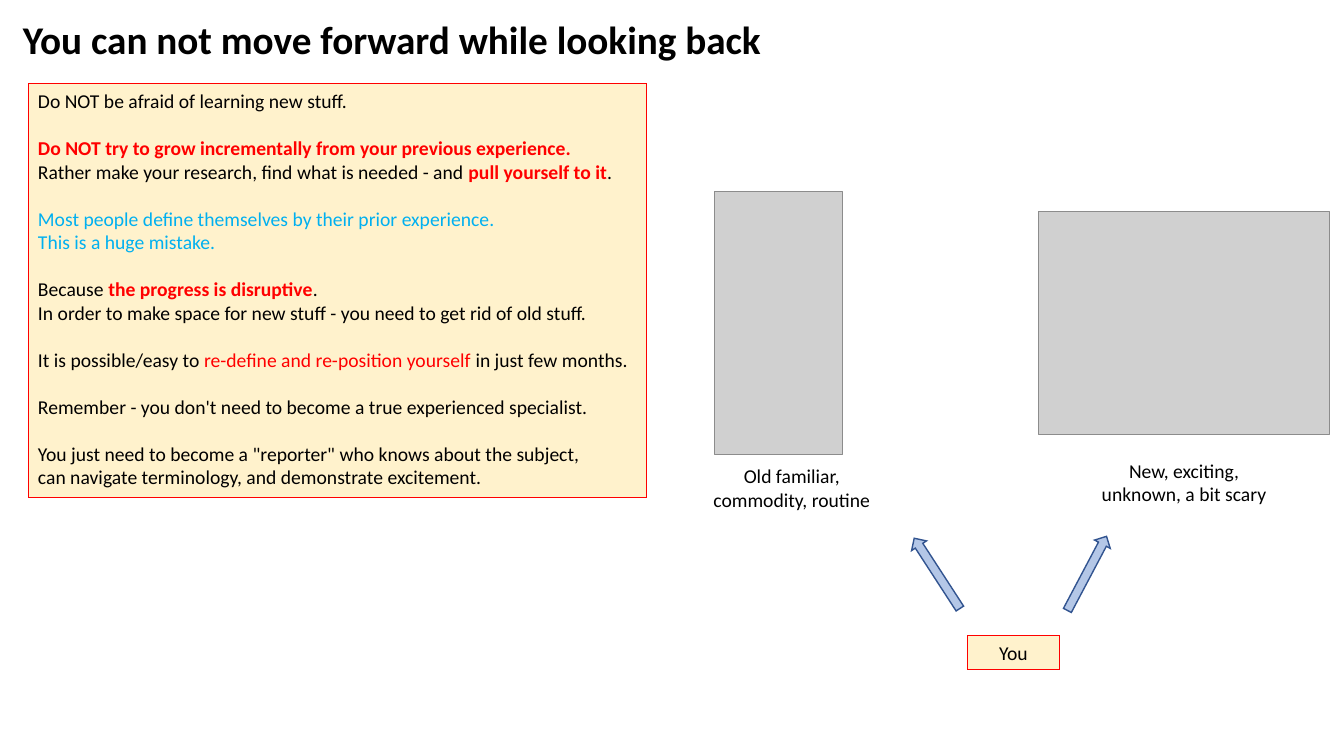
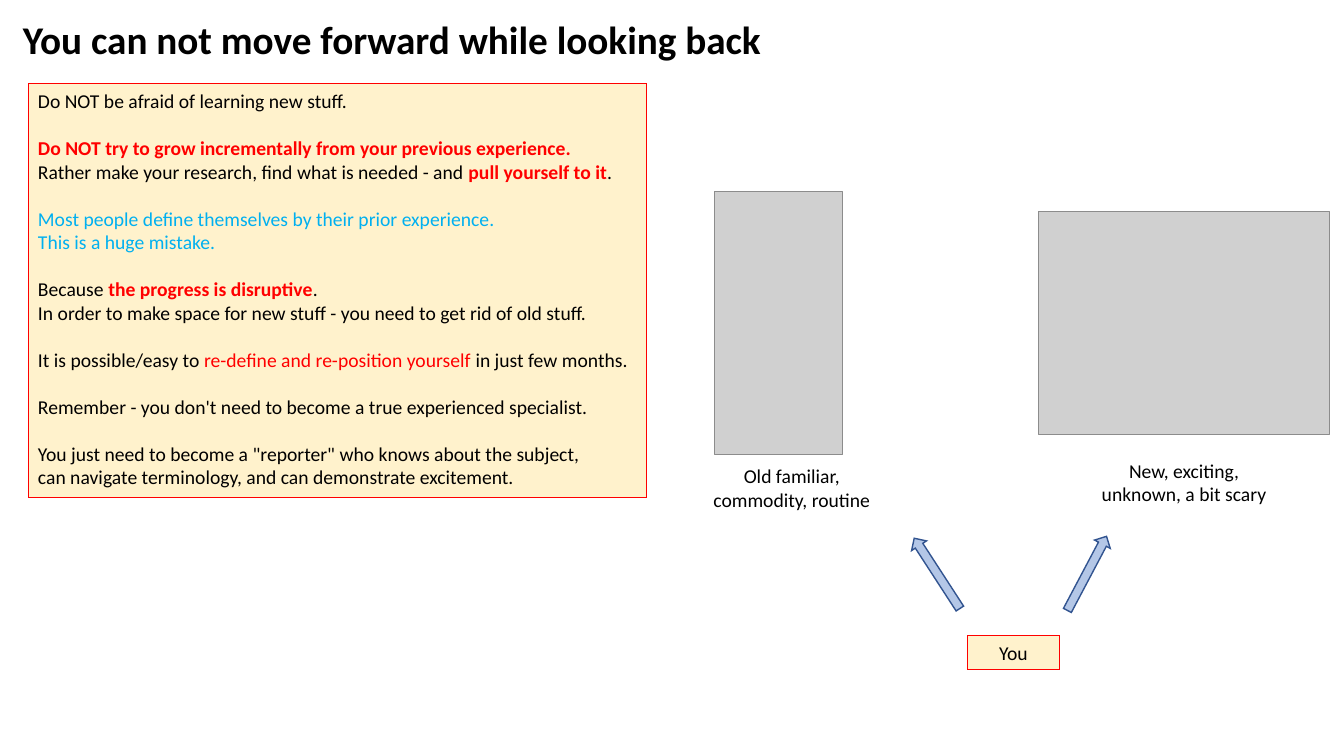
Before and after one commit to lselector/marketing, a slide deck: slide 11 of Job_Searching.pptx (slide 9 before the commit). Drawn at 1344x756 pixels with LibreOffice and Linux fonts; fonts in the diff are those of the drawing; grey boxes stand for pictures. Boxes give left, top, right and bottom in pixels: in the first picture for what was removed or moved away, otherwise in the second. Text is boxed around its words. In the diff, an @@ line names an element or a change of style, - is before the commit and + after.

Commit message:
update

```diff
--- a/Job_Searching.pptx
+++ b/Job_Searching.pptx
@@ text in rectangle at <box>38,470,514,488</box>: text changed @@
-can navigate terminology, and demonstrate excitement.
+can navigate terminology, and can demonstrate excitement.
```
Also in this commit, not shown: 4 other slides changed, 3 slides added.
